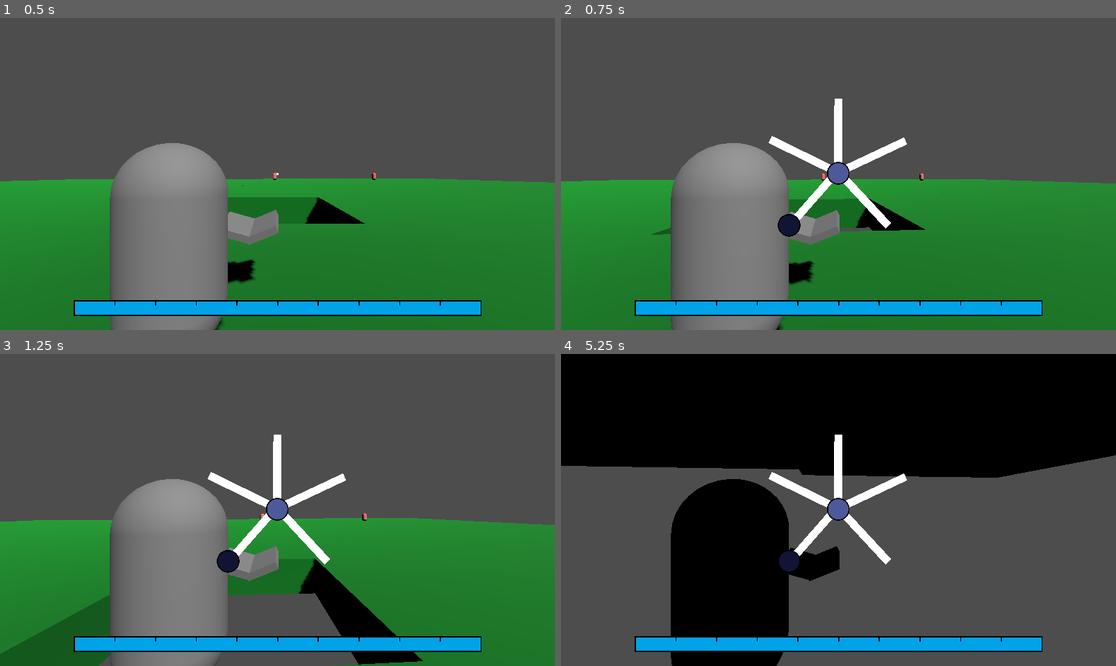
Above: before the commit, frames 1-4 (two rows, left to right).
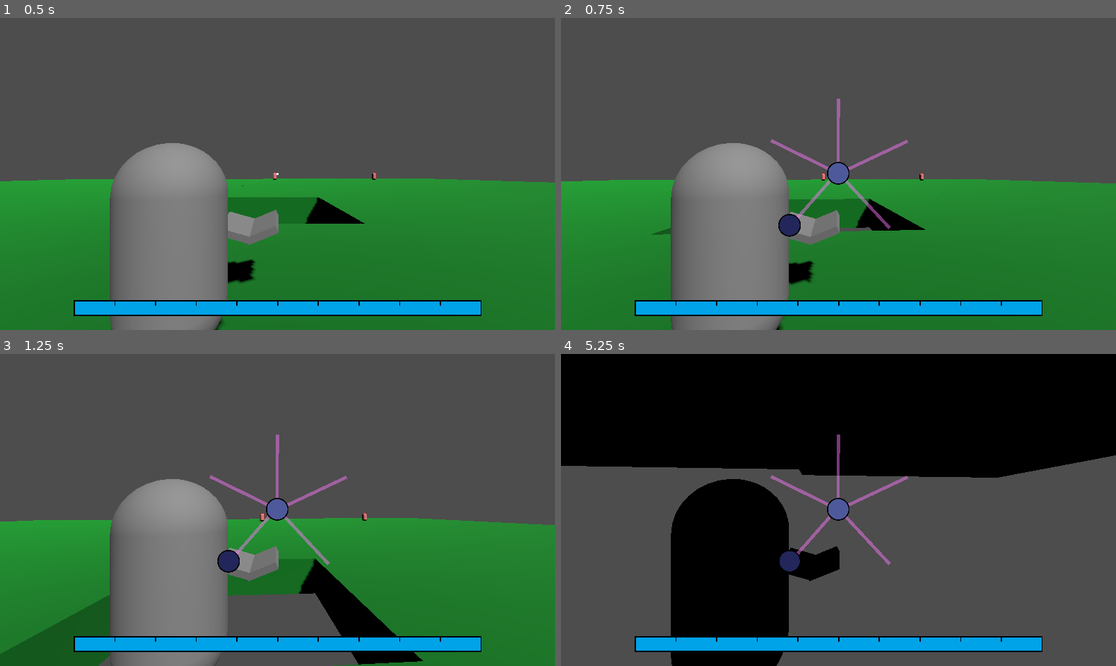
Above: after the commit, the same moments.

Repository: Tuocs/Project-Magic
Game: Godot game, scene res://Scenes/instant_manual_cast_main.tscn
The game is run twice, just before and just after one commit, with the same random seed, the same clock (stepped at 60 frames per second) and the same inputs. This scene is started directly instead of the project's main scene.
Inputs (mouse positions are in pixels of both pictures, inside the frame that each line leads up to):
- Up to frame 1 (0.5 s): no input
- Up to frame 2 (0.75 s): tap Enter at 0.5 s; move the mouse to (866, 174) at 0.52 s; hold W (move_forward) from 0.53 s (still down); hold Alt (edit_magic) from 0.53 s (still down)
- Up to frame 3 (1.25 s): keep holding W (move_forward); keep holding Alt (edit_magic); tap Space (jump) at 0.77 s
- Up to frame 4 (5.25 s): move the mouse to (838, 510) at 1.27 s; release W (move_forward) at 1.28 s; release Alt (edit_magic) at 1.28 s; hold S (move_back) 1.28-2.03 s; tap 2 (magic_aura) at 1.35 s; tap Space (jump) at 1.52, 3.02, 3.77, 4.52 s; move the mouse to (849, 503) at 2.02 s; hold W (move_forward) from 2.03 s (still down); tap 4 (magic_blast) at 2.1 s; move the mouse to (832, 516) at 2.77 s; click (832, 516) at 2.85 s; move the mouse to (877, 513) at 3.52 s; tap 1 (magic_projectile) at 3.6 s; move the mouse to (794, 506) at 4.27 s; tap 3 (magic_structure) at 4.35 s; move the mouse to (844, 510) at 5.02 s; hold Alt (edit_magic) from 5.03 s (still down)

Frame 1 is identical in both runs. In frame 2, 1.6% of the frame differs, in the area x 37-63%, y 25-71%; in frame 3, 1.6%; in frame 4, 1.6%.

Commit message:
alignment fixes

Diff:
--- a/Prefabs/manual_cast_ui.tscn
+++ b/Prefabs/manual_cast_ui.tscn
@@ -56,49 +56,89 @@
 grow_vertical = 2
 
 [node name="ColorRect" type="ColorRect" parent="Edit Overlay"]
-layout_mode = 0
-offset_left = 577.0
-offset_top = 327.0
-offset_right = 617.0
-offset_bottom = 367.0
+modulate = Color(1, 0.47058824, 1, 0.46666667)
+layout_mode = 1
+anchors_preset = 8
+anchor_left = 0.5
+anchor_top = 0.5
+anchor_right = 0.5
+anchor_bottom = 0.5
+offset_left = -6.999939
+offset_top = 7.0
+offset_right = 33.00006
+offset_bottom = 47.0
+grow_horizontal = 2
+grow_vertical = 2
 rotation = 2.291456
-scale = Vector2(3.5893693, 0.39999998)
+scale = Vector2(3.5893693, 0.165)
 
 [node name="ColorRect2" type="ColorRect" parent="Edit Overlay"]
-layout_mode = 0
-offset_left = 589.00006
-offset_top = 322.0
-offset_right = 629.00006
-offset_bottom = 362.0
+modulate = Color(1, 0.47058824, 1, 0.46666667)
+layout_mode = 1
+anchors_preset = 8
+anchor_left = 0.5
+anchor_top = 0.5
+anchor_right = 0.5
+anchor_bottom = 0.5
+offset_left = 12.000061
+offset_top = 6.0
+offset_right = 52.00006
+offset_bottom = 46.0
+grow_horizontal = 2
+grow_vertical = 2
 rotation = 0.82277966
-scale = Vector2(3.551831, 0.41318896)
+scale = Vector2(3.551831, 0.165)
 
 [node name="ColorRect3" type="ColorRect" parent="Edit Overlay"]
-layout_mode = 0
-offset_left = 582.0
-offset_top = 309.0001
-offset_right = 622.0
-offset_bottom = 349.0001
+modulate = Color(1, 0.47058824, 1, 0.46666667)
+layout_mode = 1
+anchors_preset = 8
+anchor_left = 0.5
+anchor_top = 0.5
+anchor_right = 0.5
+anchor_bottom = 0.5
+offset_left = 12.0
+offset_top = -9.9999695
+offset_right = 52.0
+offset_bottom = 30.00003
+grow_horizontal = 2
+grow_vertical = 2
 rotation = -0.43975756
-scale = Vector2(3.5893693, 0.39999998)
+scale = Vector2(3.5893693, 0.165)
 
 [node name="ColorRect4" type="ColorRect" parent="Edit Overlay"]
-layout_mode = 0
-offset_left = 558.0
-offset_top = 321.99997
-offset_right = 598.0
-offset_bottom = 361.99997
+modulate = Color(1, 0.47058824, 1, 0.46666667)
+layout_mode = 1
+anchors_preset = 8
+anchor_left = 0.5
+anchor_top = 0.5
+anchor_right = 0.5
+anchor_bottom = 0.5
+offset_left = -14.0
+offset_top = -4.0000305
+offset_right = 26.0
+offset_bottom = 35.99997
+grow_horizontal = 2
+grow_vertical = 2
 rotation = -2.6863723
-scale = Vector2(3.551831, 0.41318896)
+scale = Vector2(3.551831, 0.165)
 
 [node name="ColorRect5" type="ColorRect" parent="Edit Overlay"]
-layout_mode = 0
-offset_left = 566.99994
-offset_top = 309.0
-offset_right = 606.99994
-offset_bottom = 349.0
+modulate = Color(1, 0.47058824, 1, 0.46666667)
+layout_mode = 1
+anchors_preset = 8
+anchor_left = 0.5
+anchor_top = 0.5
+anchor_right = 0.5
+anchor_bottom = 0.5
+offset_left = -4.000061
+offset_top = -15.0000305
+offset_right = 35.99994
+offset_bottom = 24.99997
+grow_horizontal = 2
+grow_vertical = 2
 rotation = -1.568054
-scale = Vector2(3.551831, 0.41318896)
+scale = Vector2(3.551831, 0.165)
 
 [node name="Crystal" type="Control" parent="Edit Overlay" node_paths=PackedStringArray("selector", "selection_box", "expanded_visuals")]
 layout_mode = 1
@@ -274,11 +314,11 @@
 expanded_visuals = NodePath("large")
 
 [node name="Button" type="TextureButton" parent="Edit Overlay/Crystal2"]
-modulate = Color(0.23921569, 0.23137255, 0.3372549, 1)
-layout_mode = 0
-offset_left = 76.0
+modulate = Color(0.43714952, 0.42687365, 0.5812043, 1)
+layout_mode = 0
+offset_left = 77.0
 offset_top = 75.0
-offset_right = 84.0
+offset_right = 85.0
 offset_bottom = 83.0
 scale = Vector2(5.8800025, 5.8800025)
 texture_normal = ExtResource("3_6b4wp")
--- a/main_menu.tscn
+++ b/main_menu.tscn
@@ -42,6 +42,7 @@
 offset_top = 151.0
 offset_right = 74.0
 offset_bottom = 174.0
+scale = Vector2(0.9972013, 1)
 text = "0.0.0"
 
 [connection signal="pressed" from="Button" to="." method="_on_button_pressed"]
